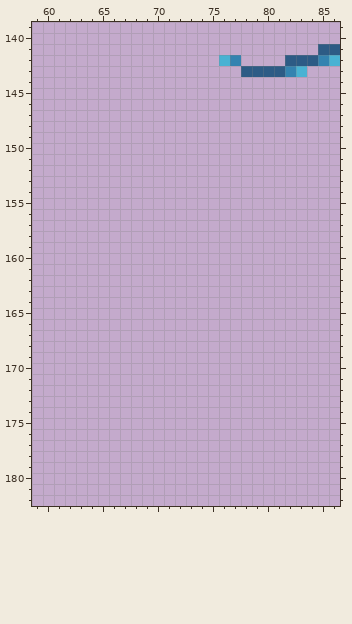
Pixel-art file, stored at a-n--ice-game/assets/aseprite/An Ice Game.aseprite. Above: the version before the commit.
256x256 pixels, 1 frame. Colours within 5 levels of each other are drawn and written as one. Shown: x 59..86, y 139..182.
And afterwards:
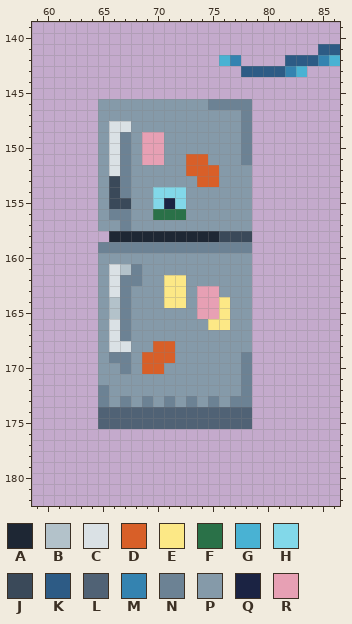
Palette (. is transparent): A #1e2734  B #b3c2ca  C #dae1e5  D #d85f28  E #fce886  F #2a7148  G #49b2d3  H #82d8e9  J #3a4959  K #2d5b85  L #506275  M #3483b0  N #6c8294  P #859aa9  Q #1b2343  R #e7a0b4
The exact change:
--- layer "Layer 1"
@@ x 63..80 @@
 145 ..................
-146 ..................
-147 ..................
-148 ..................
-149 ..................
-150 ..................
-151 ..................
-152 ..................
-153 ..................
-154 ..................
-155 ..................
-156 ..................
-157 ..................
-158 ..................
-159 ..................
-160 ..................
-161 ..................
-162 ..................
-163 ..................
-164 ..................
-165 ..................
-166 ..................
-167 ..................
-168 ..................
-169 ..................
-170 ..................
-171 ..................
-172 ..................
-173 ..................
-174 ..................
-175 ..................
+146 ..PPPPPPPPPPNNNN..
+147 ..PPPPPPPPPPPPPN..
+148 ..PCCPPPPPPPPPPN..
+149 ..PCNPRRPPPPPPPN..
+150 ..PCNPRRPPPPPPPN..
+151 ..PCNPRRPPDDPPPN..
+152 ..PCNPPPPPDDDPPP..
+153 ..PJNPPPPPPDDPPP..
+154 ..PJNPPHHHPPPPPP..
+155 ..PJJPPHQHPPPPPP..
+156 ..PNNPPFFFPPPPPP..
+157 ..PPNPPPPPPPPPPP..
+158 ...AAAAAAAAAAJJJ..
+159 ..NNNNNNNNNNNNNN..
+160 ..PPPPPPPPPPPPPP..
+161 ..PCBNPPPPPPPPPP..
+162 ..PCNNPPEEPPPPPP..
+163 ..PCNPPPEEPRRPPP..
+164 ..PBNPPPEEPRREPP..
+165 ..PBNPPPPPPRREPP..
+166 ..PCNPPPPPPPEEPP..
+167 ..PCNPPPPPPPPPPP..
+168 ..PCCPPDDPPPPPPP..
+169 ..PNNPDDDPPPPPPN..
+170 ..PPNPDDPPPPPPPN..
+171 ..PPPPPPPPPPPPPN..
+172 ..NPPPPPPPPPPPPN..
+173 ..NPNPNPNPNPNPNN..
+174 ..LLLLLLLLLLLLLL..
+175 ..LLLLLLLLLLLLLL..
 176 ..................
Where, in picture pixels (left, top, right, bottom), the same in both pictures:
added: (98, 99, 252, 429)
